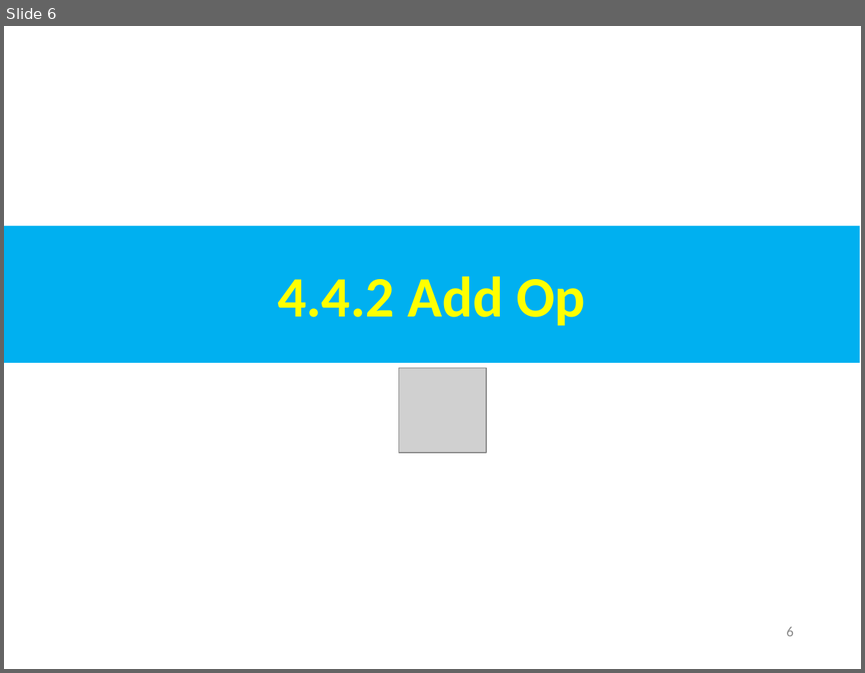
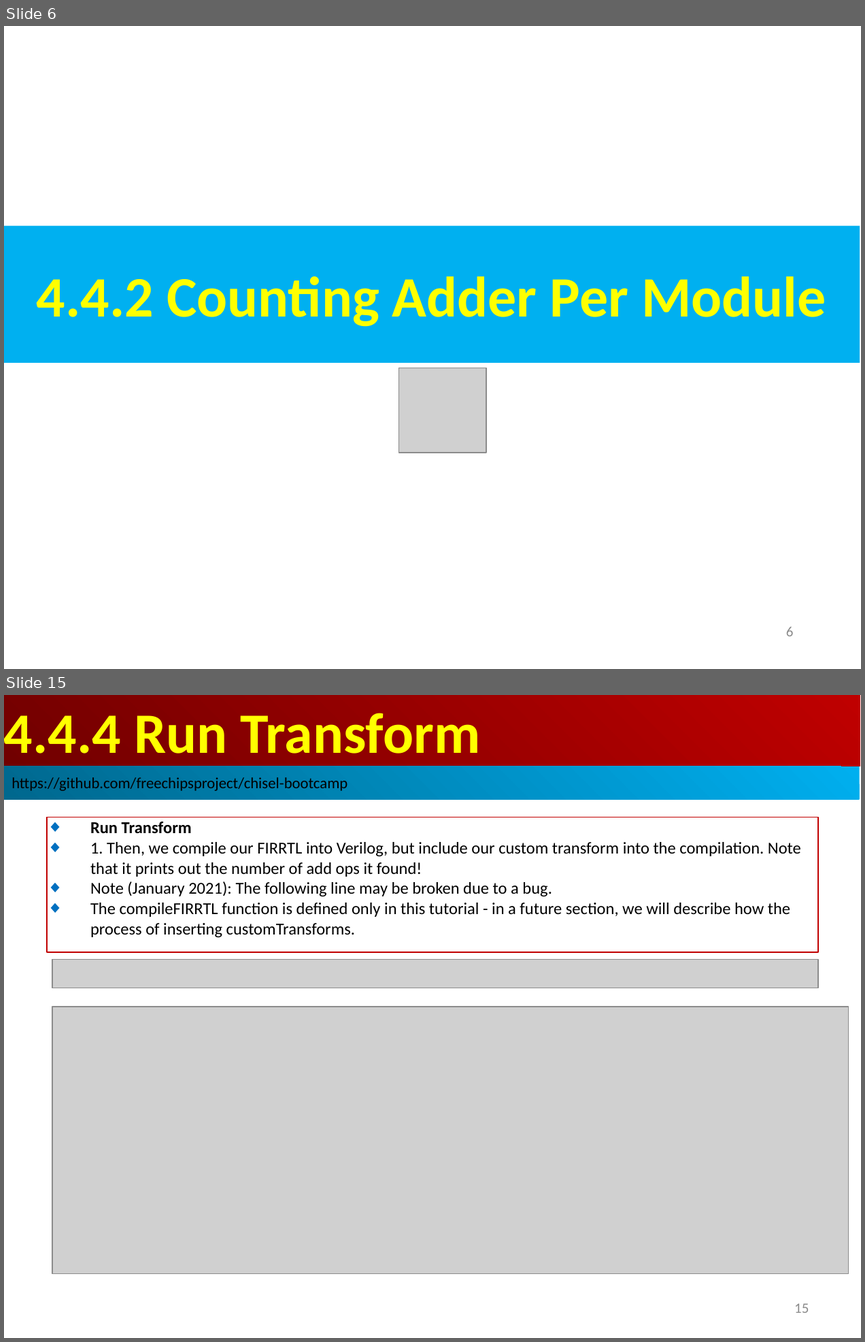
Before and after one commit to peterhchen/AIU_CS800_Chisel, a slide deck: 300_UCB_BC/004.4_Add_Op/000_Video/004.4_Add_Op.ppt. Shown one above the other, each under a label of ours: slide 6 before the commit, slides 6 and 15 after it; the slides between them are not shown. The pictures are 865x673 and 865x1342 pixels, drawn with LibreOffice and Linux fonts; fonts in the diff are those of the drawing; grey boxes stand for pictures. Boxes give left, top, right and bottom in pixels: in the first picture for what was removed or moved away, otherwise in the second. Text is boxed around its words. In the diff, an @@ line names an element or a change of style, - is before the commit and + after.

```diff
--- a/300_UCB_BC/004.4_Add_Op/000_Video/004.4_Add_Op.ppt
+++ b/300_UCB_BC/004.4_Add_Op/000_Video/004.4_Add_Op.ppt
@@ slide 15 added at <box>4,695,861,1338</box>, background #FFFFFF @@
@@ rectangle added at <box>4,695,860,766</box>, fill gradient #BF0000 to #710000, 48 pt, text #FFFF00, bold @@
+4.4.4 Run Transform
@@ rectangle added at <box>4,766,859,800</box>, fill gradient #00AFEF to #00688E, 13 pt, text #000000 @@
+https://github.com/freechipsproject/chisel-bootcamp
@@ rectangle added at <box>47,817,818,952</box>, outline #C00000 0.74 pt, 14 pt, text #000000 @@
+◆ Run Transform
+◆ 1. Then, we compile our FIRRTL into Verilog, but include our custom transform into the compilation. Note that it prints out the number of add ops it found!
+◆ Note (January 2021): The following line may be broken due to a bug.
+◆ The compileFIRRTL function is defined only in this tutorial - in a future section, we will describe how the process of inserting customTransforms.
@@ picture added at <box>52,959,818,987</box> @@
@@ picture added at <box>52,1007,848,1273</box> @@
@@ page number added at <box>794,1303,808,1312</box>, 12 pt, text #8B8B8B @@
+15
@@ slide 6 changed as well @@
@@ text in rectangle at <box>37,276,825,327</box>: text changed @@
-4.4.2 Add Op
+4.4.2 Counting Adder Per Module
```
Also in this commit, not shown: 1 other slide changed, 7 other slides added.
